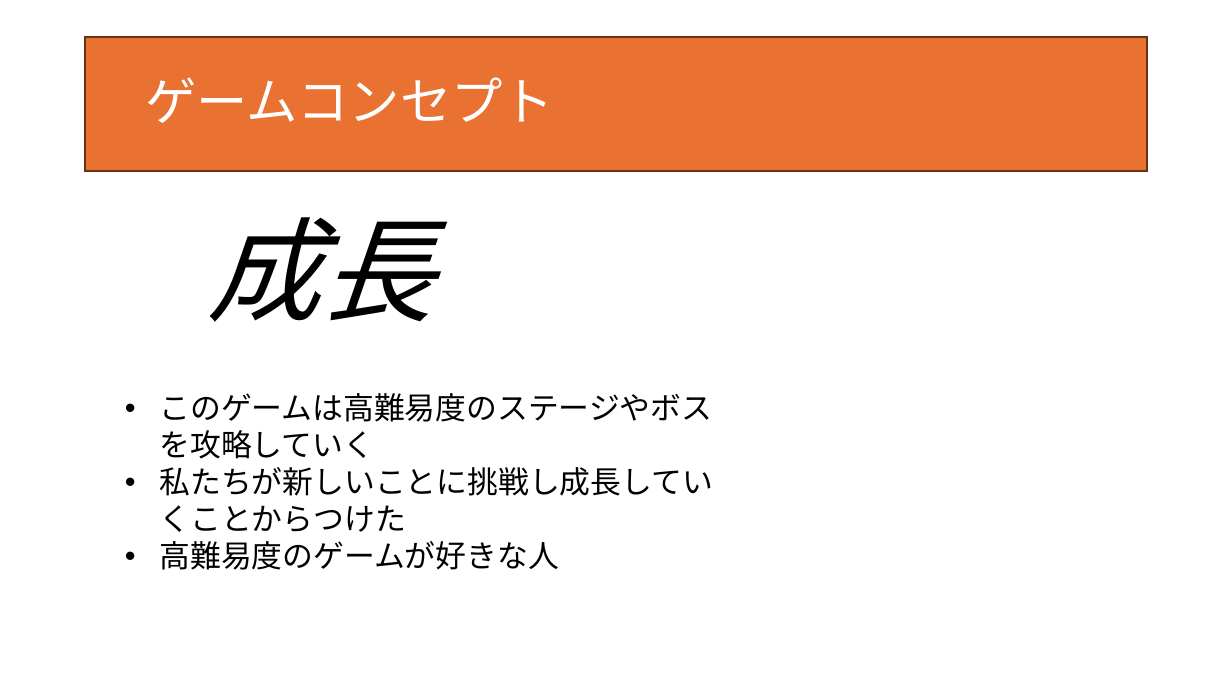
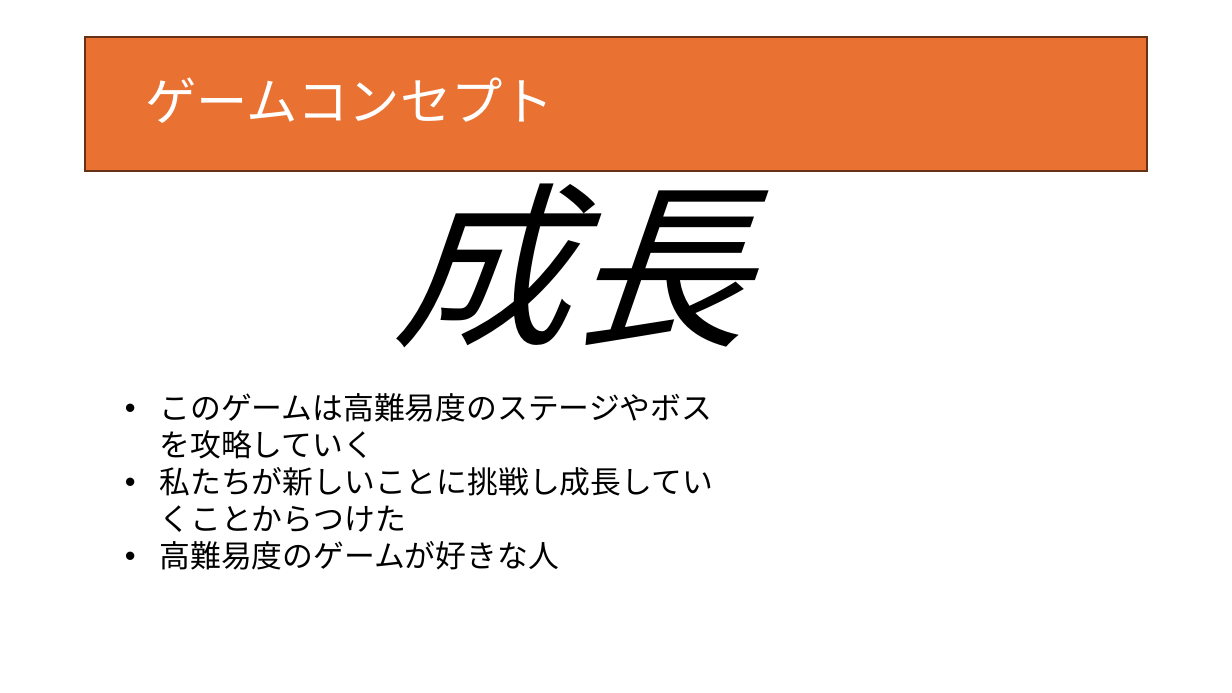
Before and after one commit to hiromatu-kengo/team_khhh, a slide deck: slide 4 of チーム制作企画書.pptx. Drawn at 1232x693 pixels with LibreOffice and Linux fonts; fonts in the diff are those of the drawing. Boxes give left, top, right and bottom in pixels: in the first picture for what was removed or moved away, otherwise in the second. Text is boxed around its words. In the diff, an @@ line names an element or a change of style, - is before the commit and + after.

```diff
--- a/チーム制作企画書.pptx
+++ b/チーム制作企画書.pptx
@@ text "成長": place and size @@
-text "成長" at <box>208,217,434,322</box>
+text "成長" at <box>393,142,747,347</box>
@@ text "成長" at <box>393,142,747,347</box>: size 88 to 138 pt @@
```
Also in this commit, not shown: 2 other files.
